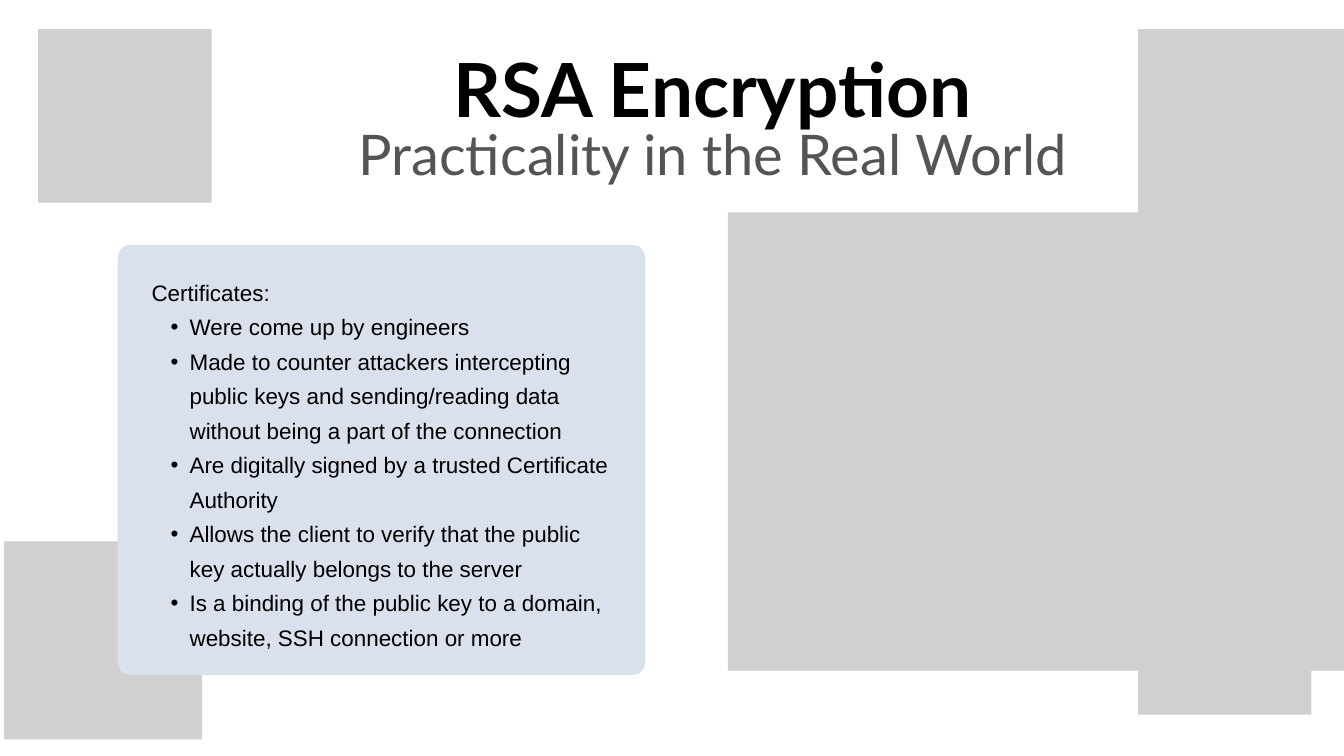
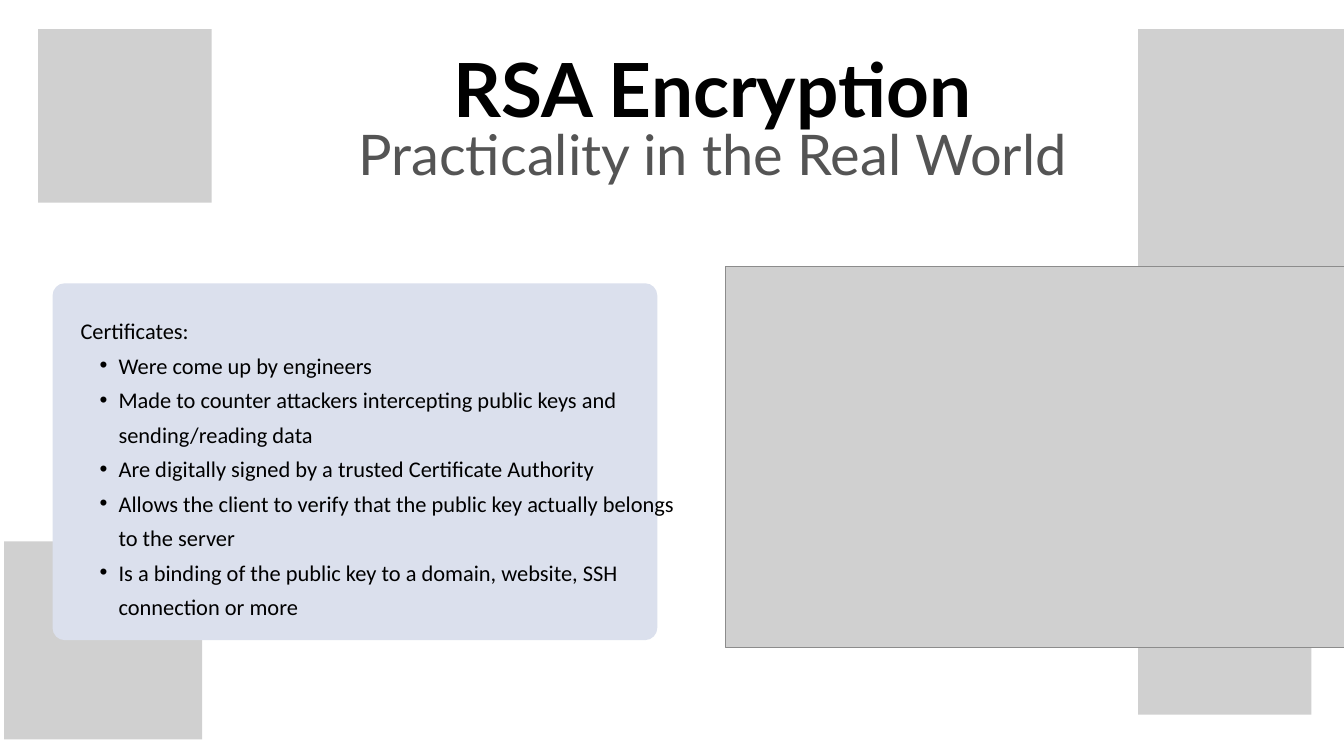
Before and after one commit to Muffinszer/cep146-teamproject1, a slide deck: slide 5 of RSA Encryption.pptx (slide 4 before the commit). Drawn at 1344x756 pixels with LibreOffice and Linux fonts; fonts in the diff are those of the drawing; grey boxes stand for pictures; background and template pictures are left out. Boxes give left, top, right and bottom in pixels: in the first picture for what was removed or moved away, otherwise in the second. Text is boxed around its words. In the diff, an @@ line names an element or a change of style, - is before the commit and + after.

```diff
--- a/RSA Encryption.pptx
+++ b/RSA Encryption.pptx
@@ picture: place and size @@
-picture at bbox=[728, 212, 1344, 671]
+picture at bbox=[725, 266, 1344, 648]
@@ freeform shape: place and size @@
-freeform shape at bbox=[118, 245, 645, 675]
+freeform shape at bbox=[52, 284, 657, 640]
@@ text at bbox=[81, 323, 674, 615]: font Arial to Calibri in "Certificates:", "Were come up by engineers", "Are digitally signed by a trusted Certificate ...", "Allows the client to verify that the ..." and 1 more places @@
@@ text "Certificates:": place and size @@
-text "Certificates:" at bbox=[152, 284, 608, 649]
+text "Certificates:" at bbox=[81, 323, 674, 615]
@@ text at bbox=[119, 392, 616, 447]: text changed; font Arial to Calibri @@
-  • Made to counter attackers intercepting public keys and sending/reading data without being a part of the connection
+  • Made to counter attackers intercepting public keys and sending/reading data
```
Also in this commit, not shown: 7 other slides changed, 1 slide added.
